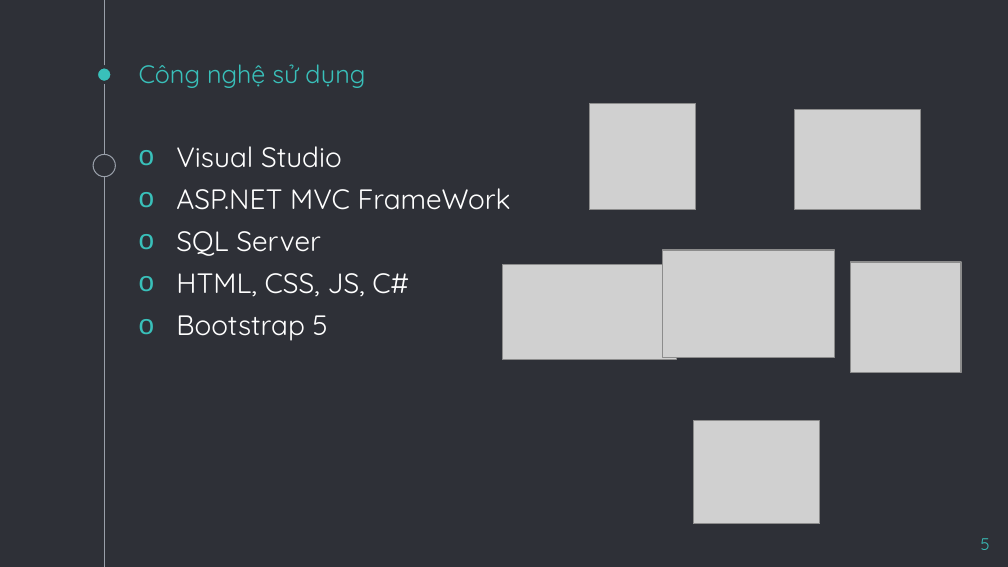
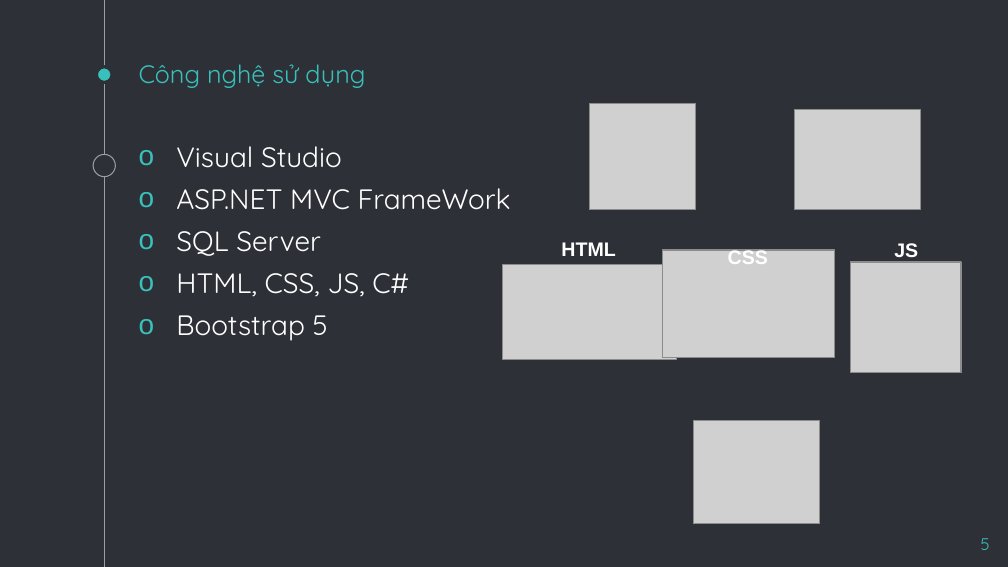
Before and after one commit to DangLun/FlowerShop, a slide deck: slide 5 of MVC.pptx. Drawn at 1008x567 pixels with LibreOffice and Linux fonts; fonts in the diff are those of the drawing; grey boxes stand for pictures. Boxes give left, top, right and bottom in pixels: in the first picture for what was removed or moved away, otherwise in the second. Text is boxed around its words. In the diff, an @@ line names an element or a change of style, - is before the commit and + after.

```diff
--- a/MVC.pptx
+++ b/MVC.pptx
@@ text added at box(561, 242, 615, 256), 14 pt, text #FFFFFF, bold @@
+HTML
@@ text added at box(728, 248, 768, 264), 14 pt, text #FFFFFF, bold @@
+CSS
@@ text added at box(894, 243, 918, 262), 14 pt, text #FFFFFF, bold @@
+JS
```
Also in this commit, not shown: 1 slide added, 8 other files.
